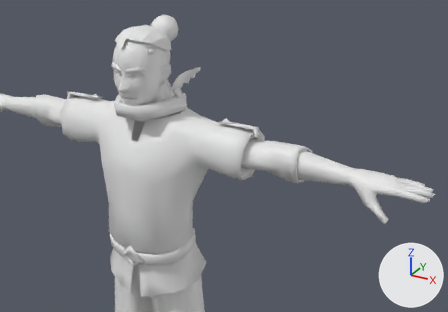
The glTF model all-divine/assets/characters/abarax/abarax.glb as it was, and as the next commit left it.
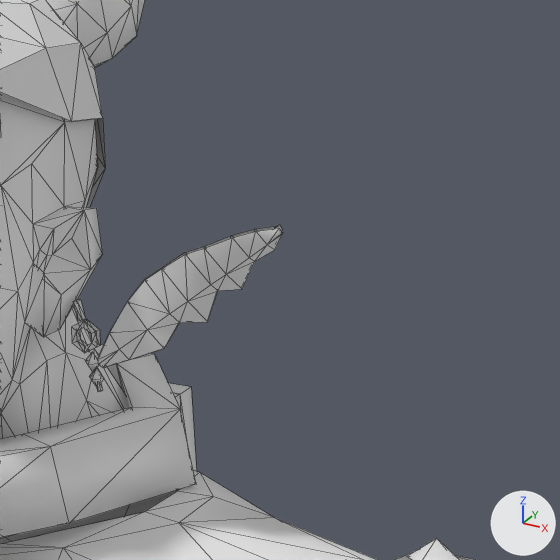
Each version is shown from a camera (50 mm lens) standing at (1.119, -1.509, 2.215) and looking at (0.281, 0.014, 1.454), then close up on the part from 35% to 55% of the width and 10% to 39% of the height. Arrows for +X, +Y and +Z are at lower right; the lights stay in place. The first two pictures are the older version. The close-ups show mesh edges as thin lines. Vertices at exactly the same position are counted once.

Names of what the first close-up shows: 'Abarax_Feather', 'Abarax_Head', 'Abarax_Scarf', 'Abarax_Topknot', 'Male_Peasant_Body'.
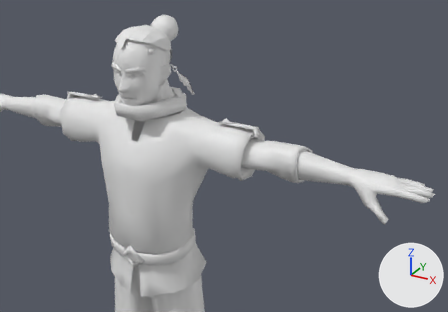
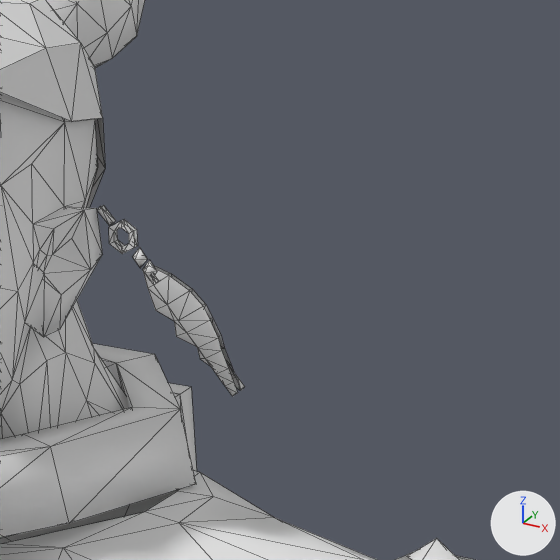
The change, as a diff of the scene's bpy script:
```diff
--- a/all-divine/assets/characters/abarax/abarax.glb.py
+++ b/all-divine/assets/characters/abarax/abarax.glb.py
@@ me_abarax_feather @@
 # used by ob_abarax_feather; location = (0.0, 0.0, 0.0)
-me_abarax_feather.from_pydata(...)  # 112 vertices, 136 faces; spans x 0.0794..0.1788, y 0.0115..0.0612, z 1.6203..1.7068
+me_abarax_feather.from_pydata(...)  # 112 vertices, 136 faces; spans x 0.0889..0.1616, y 0.0235..0.0481, z 1.6203..1.7131
+# me_abarax_feather part 1: the loose piece of 8 vertices spanning x 0.0806..0.086, y 0.0145..0.0175, z 1.656..1.6664 is turned -30 degrees about the y axis through its middle, then moved by (0.0102, 0.012, 0.0473)
+# me_abarax_feather part 2: the loose piece of 12 vertices spanning x 0.0794..0.0941, y 0.0145, z 1.6396..1.6566 is moved by (0.0163, 0.012, 0.0508)
+# me_abarax_feather part 3: the loose piece of 12 vertices spanning x 0.0794..0.0941, y 0.0175, z 1.6396..1.6566 is moved by (0.0163, 0.012, 0.0508)
+# me_abarax_feather part 4: the loose piece of 6 vertices spanning x 0.0858..0.0948, y 0.0115..0.0205, z 1.6297..1.6405 is moved by (0.0223, 0.012, 0.0543)
+# me_abarax_feather part 5: the loose piece of 6 vertices spanning x 0.0879..0.0969, y 0.0115..0.0205, z 1.622..1.6328 is moved by (0.0259, 0.012, 0.0564)
+# me_abarax_feather part 6: the loose piece of 8 vertices spanning x 0.0914..0.0951, y 0.015..0.017, z 1.6203..1.6276 is turned -30 degrees about the y axis through its middle, then moved by (0.0275, 0.012, 0.0573)
+# me_abarax_feather part 7: the loose piece of 30 vertices spanning x 0.0926..0.1788, y 0.0137..0.0591, z 1.633..1.7061 is multiplied about its middle by the matrix ((-0.248, 0.025, 0.877), (-0.169, 0.963, -0.145), (-0.794, -0.037, 0.059)), then moved by (0.0012, -0.0017, -0.0163)
+# me_abarax_feather part 8: the loose piece of 30 vertices spanning x 0.0921..0.1761, y 0.0183..0.0612, z 1.6326..1.7068 is multiplied about its middle by the matrix ((-0.248, 0.025, 0.877), (-0.169, 0.963, -0.145), (-0.794, -0.037, 0.059)), then moved by (0.0035, -0.0016, -0.0152)
 me_abarax_feather.materials.append(mat_toon)
```

Where the change shows, as pixel boxes [x1, y1, x2, y2] in the close-ups (560 x 560 px; the box of a moved part takes in the faces that stretch with it):
'Abarax_Feather', reshaped (30% narrower, 14% taller)
    before: [72, 224, 283, 392]
    after: [97, 205, 245, 396]
part 1 of me_abarax_feather, moved or reshaped
    before: [73, 300, 86, 321]
    after: [97, 205, 116, 226]
part 2 of me_abarax_feather, moved or reshaped
    before: [72, 321, 97, 353]
    after: [109, 221, 134, 254]
part 3 of me_abarax_feather, moved or reshaped
    before: [77, 320, 100, 347]
    after: [114, 219, 137, 249]
part 4 of me_abarax_feather, moved or reshaped
    before: [86, 352, 99, 372]
    after: [132, 247, 147, 268]
part 5 of me_abarax_feather, moved or reshaped
    before: [89, 368, 104, 386]
    after: [142, 260, 156, 276]
part 6 of me_abarax_feather, moved or reshaped
    before: [96, 383, 103, 392]
    after: [152, 274, 159, 282]
part 7 of me_abarax_feather, moved or reshaped
    before: [97, 228, 283, 368]
    after: [143, 268, 238, 396]
part 8 of me_abarax_feather, moved or reshaped
    before: [130, 224, 282, 298]
    after: [153, 265, 245, 390]
